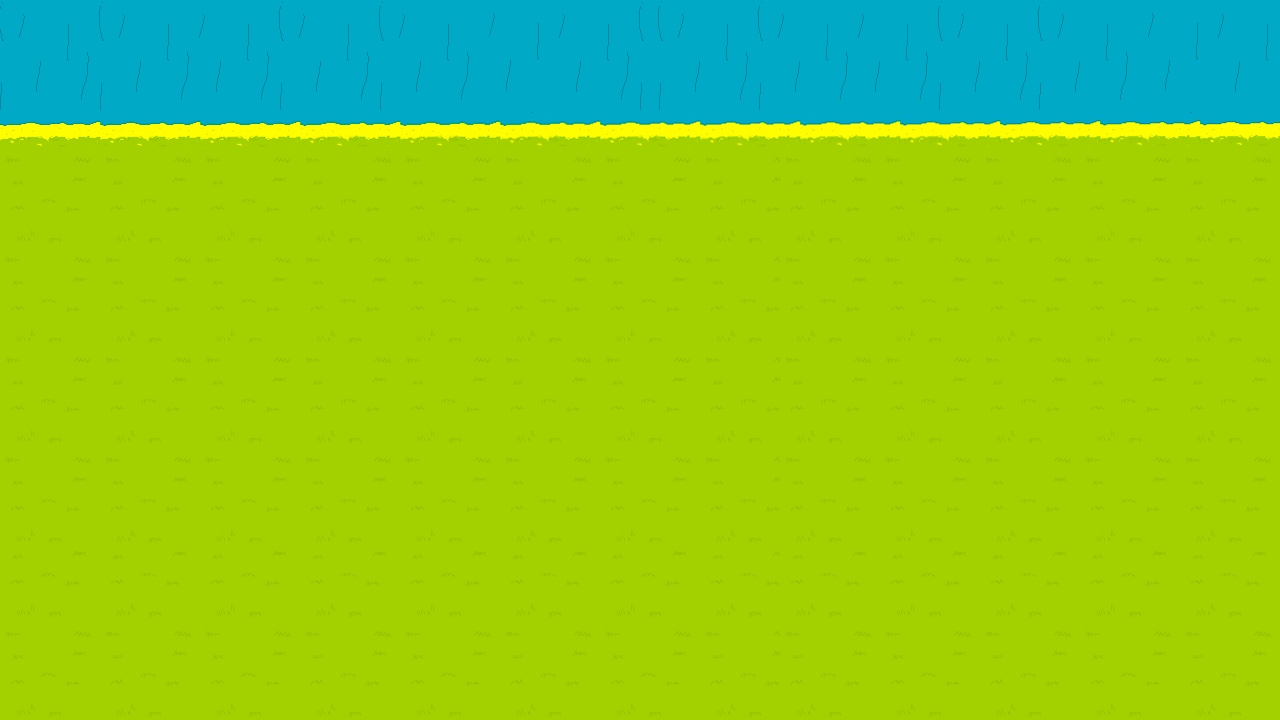
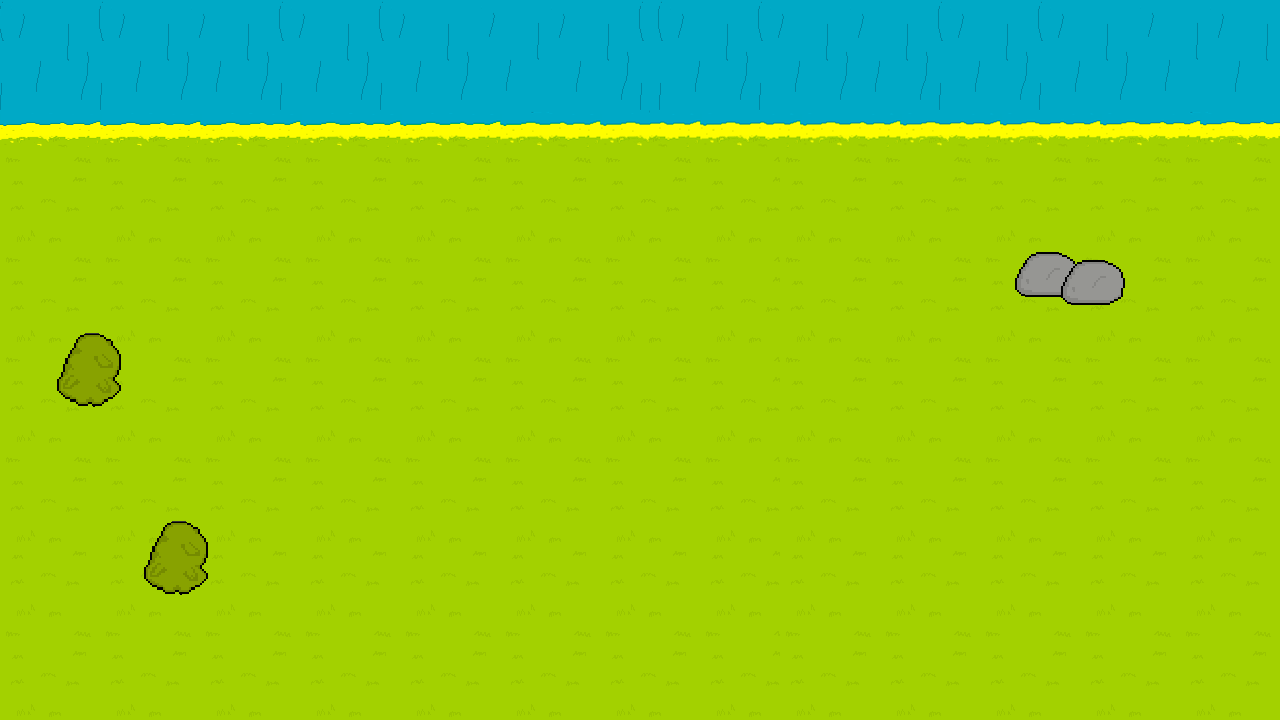
Comparing the layer stacks of the two w=1280, h=720 images. Changes:
added layer "Camada 5" above "Camada 4" over left=144, top=521, right=208, bottom=595
added layer "Camada 4" above "Camada 3" over left=57, top=333, right=121, bottom=407
added layer "Camada 3" above "Camada 2" over left=1061, top=260, right=1125, bottom=305
added layer "Camada 2" above "Camada 1" over left=1015, top=252, right=1079, bottom=297
